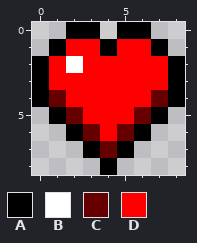
Pixel-art sprite: client/resources/heart.png. The picture above was drawn from the file before the commit.
The file is 9x9 pixels.
Palette (. is transparent): A #000000  B #ffffff  C #660000  D #ff0000
Pixels before, first column x 0:
0 ..AA.AA..
1 .ADDADDA.
2 ADBDDDDDA
3 ADDDDDDDA
4 ACDDDDDCA
5 .ACDDDCA.
6 ..ACDCA..
7 ...ACA...
8 ....A....
Once edited:
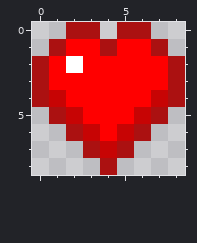
The edit:
colour A: #000000 -> #ab1111
colour C: #660000 -> #c70404
Pixel boxes of the changes (left, top, right, bottom) in both pictures:
changed: (32, 22, 185, 175)
